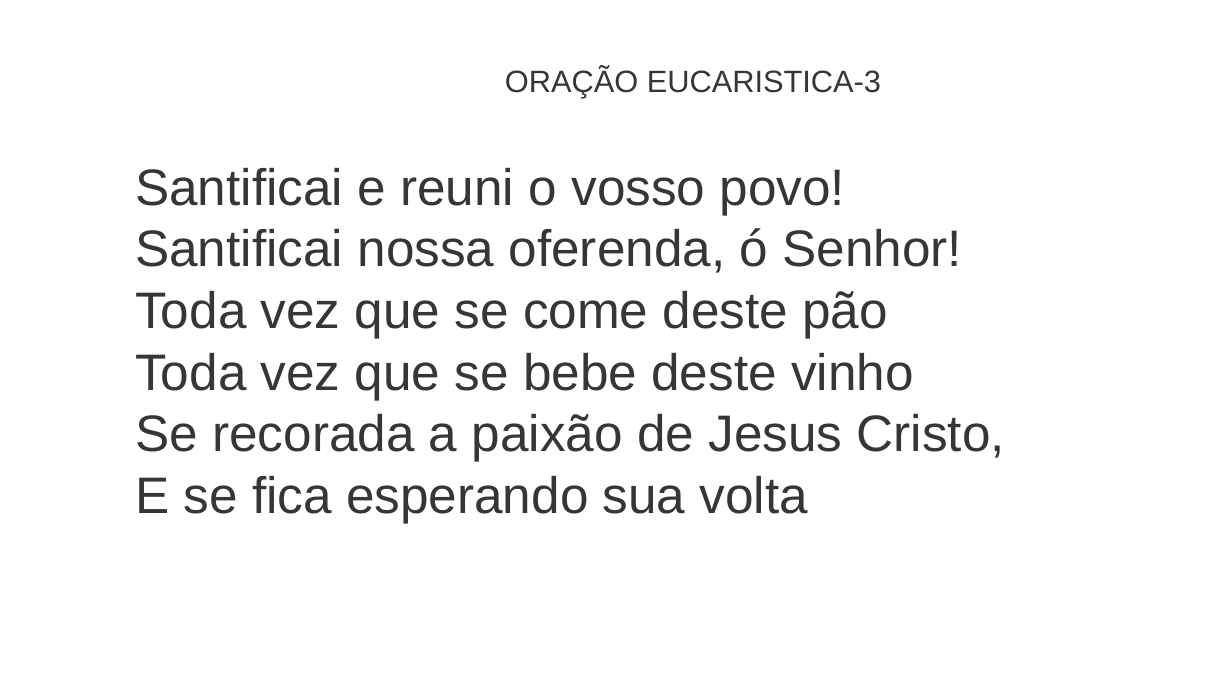
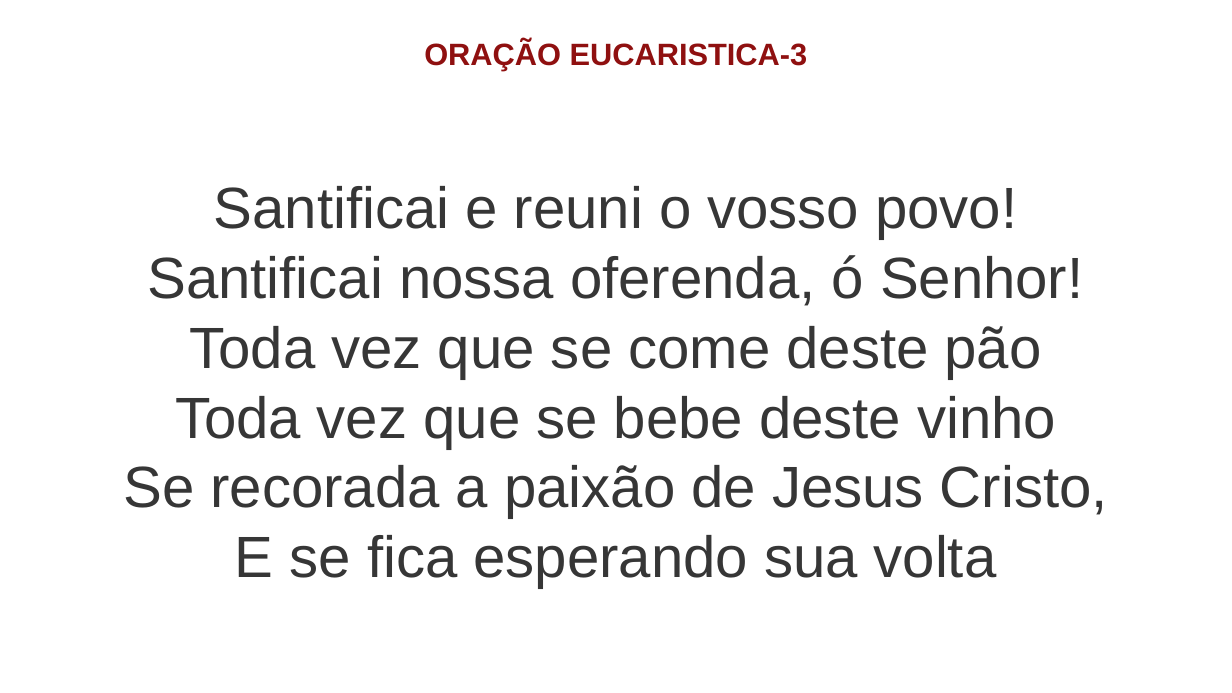
Before and after one commit to Natanielsr/liturgy-s-slideshow-creator, a slide deck: slide 27 of slide-result/slide.pptx. Drawn at 1232x693 pixels with LibreOffice and Linux fonts; fonts in the diff are those of the drawing. Boxes give left, top, right and bottom in pixels: in the first picture for what was removed or moved away, otherwise in the second. Text is boxed around its words. In the diff, an @@ line names an element or a change of style, - is before the commit and + after.

```diff
--- a/slide-result/slide.pptx
+++ b/slide-result/slide.pptx
@@ text "ORAÇÃO EUCARISTICA-3" moved from (x1=505, y1=67, x2=881, y2=97) to (x1=424, y1=41, x2=808, y2=71) @@
@@ text "ORAÇÃO EUCARISTICA-3" at (x1=424, y1=41, x2=808, y2=71): text colour #363636 to #8F1010, bold on; alignment left to centre @@
@@ text at (x1=123, y1=186, x2=1108, y2=588): text changed; size 30 to 34 pt @@
-Santificai e reuni o vosso povo!
-Santificai nossa oferenda, ó Senhor!
-Toda vez que se come deste pão
-Toda vez que se bebe deste vinho
-Se recorada a paixão de Jesus Cristo,
-E se fica esperando sua volta
+Santificai e reuni o vosso povo!
+Santificai nossa oferenda, ó Senhor!
+Toda vez que se come deste pão
+Toda vez que se bebe deste vinho
+Se recorada a paixão de Jesus Cristo,
+E se fica esperando sua volta
```
Also in this commit, not shown: 33 other slides changed, 1 other file.
